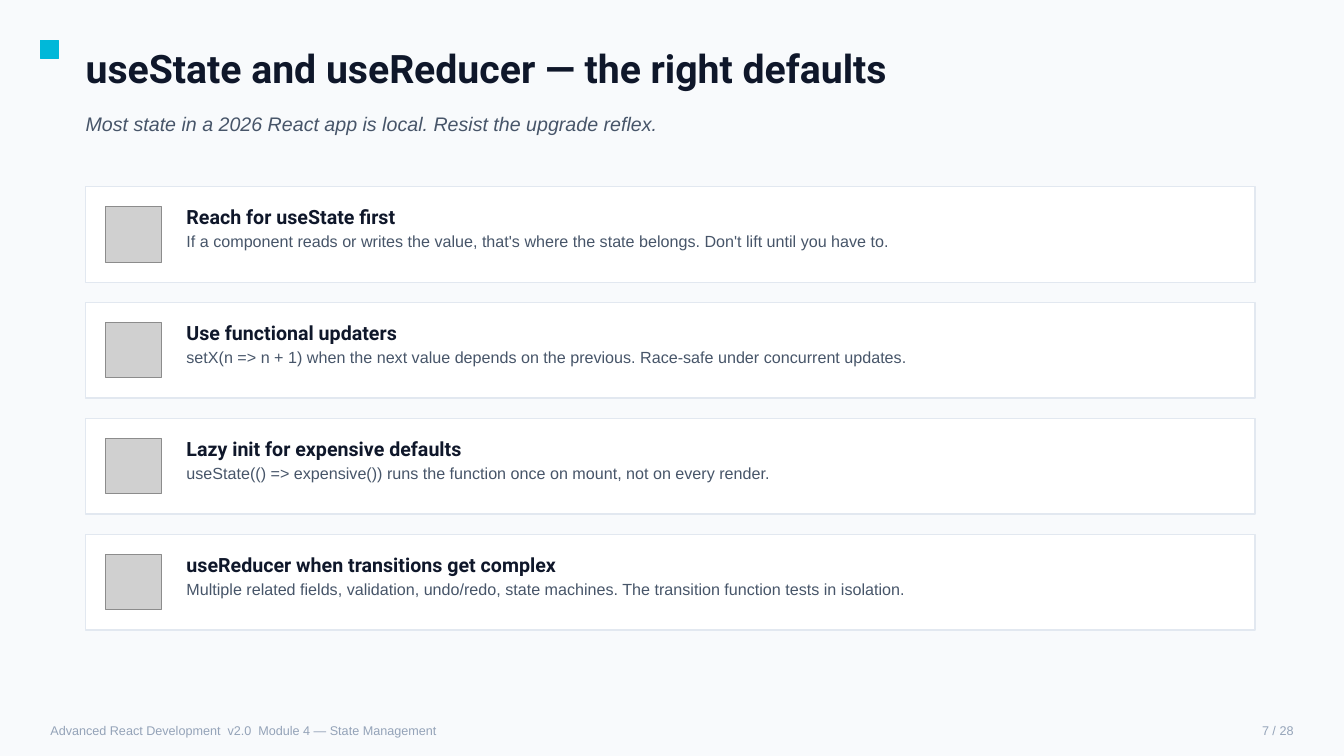
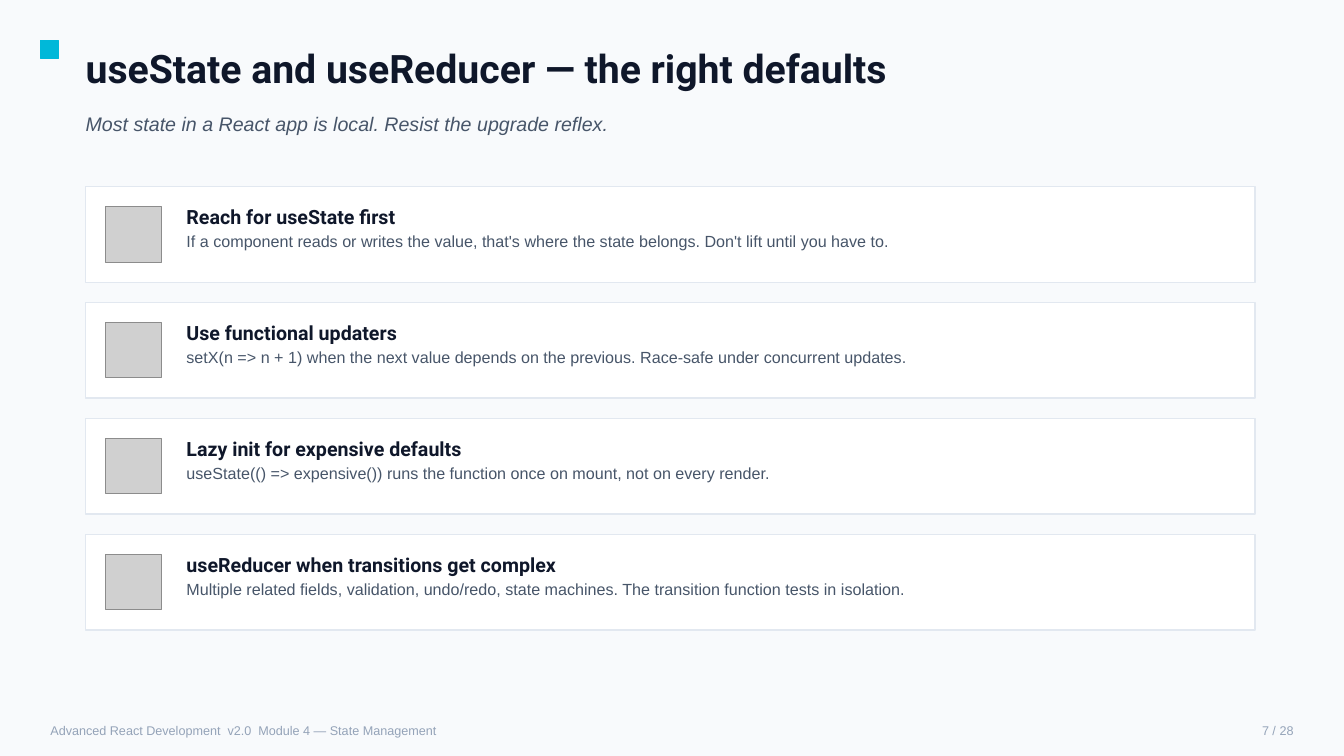
Before and after one commit to chrisminnick/advanced-react-19, a slide deck: slide 98 of instructor/advanced_react_v2.pptx. Drawn at 1344x756 pixels with LibreOffice and Linux fonts; fonts in the diff are those of the drawing; grey boxes stand for pictures. Boxes give left, top, right and bottom in pixels: in the first picture for what was removed or moved away, otherwise in the second. Text is boxed around its words. In the diff, an @@ line names an element or a change of style, - is before the commit and + after.

```diff
--- a/instructor/advanced_react_v2.pptx
+++ b/instructor/advanced_react_v2.pptx
@@ text at bbox=[86, 117, 608, 135]: text changed @@
-Most state in a 2026 React app is local. Resist the upgrade reflex.
+Most state in a React app is local. Resist the upgrade reflex.
```
Also in this commit, not shown: 72 other slides changed, 6 other files.
